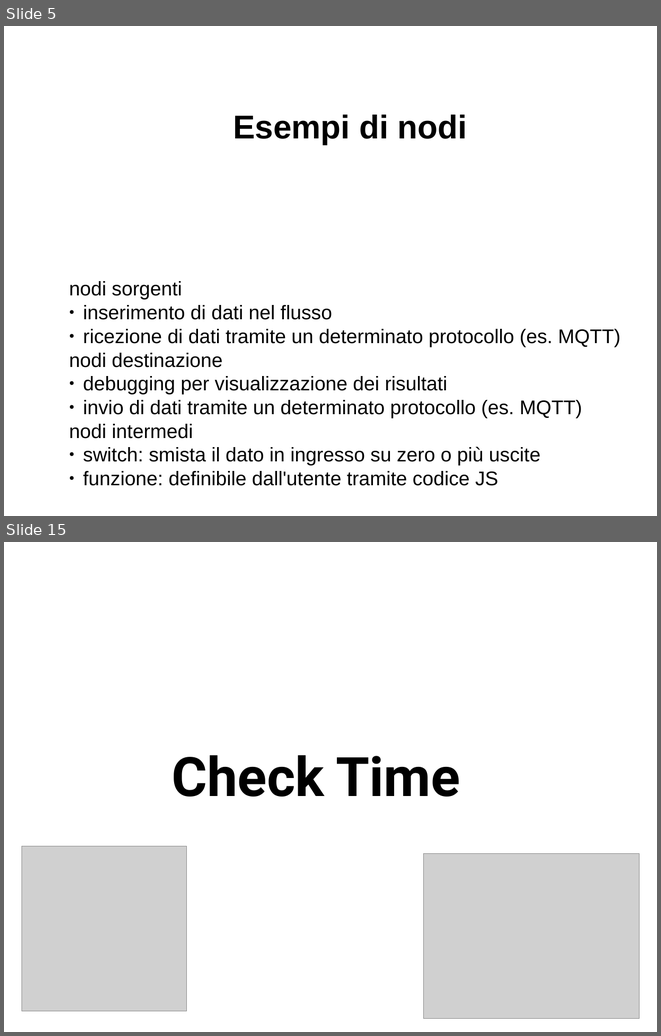
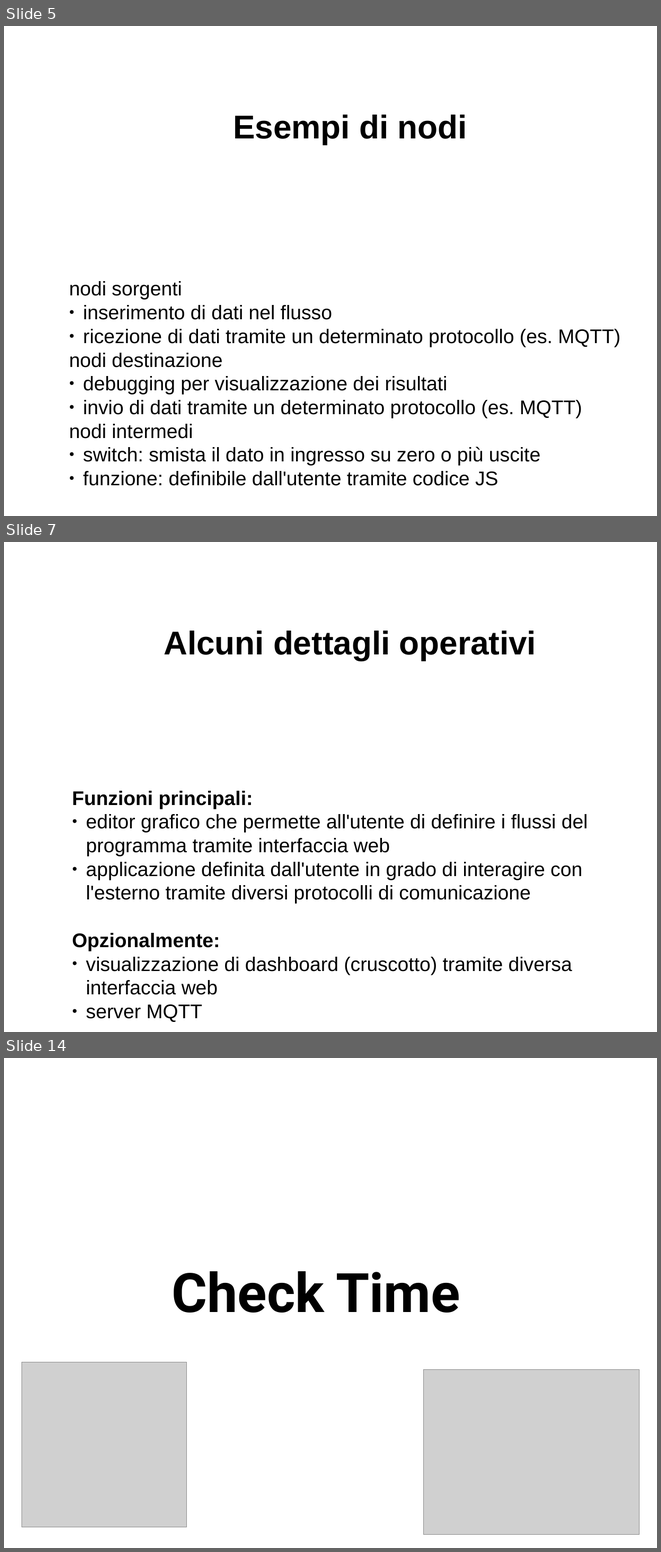
Before and after one commit to davideancona/minicorsiRAISE, a slide deck: iot/NodeRED.odp. Shown one above the other, each under a label of ours: slides 5 and 15 before the commit, slides 5, 7 and 14 after it; the slides between them are not shown. The pictures are 661x1036 and 661x1552 pixels, drawn with LibreOffice and Linux fonts; fonts in the diff are those of the drawing; grey boxes stand for pictures. Boxes give left, top, right and bottom in pixels: in the first picture for what was removed or moved away, otherwise in the second. Text is boxed around its words. In the diff, an @@ line names an element or a change of style, - is before the commit and + after.

```diff
--- a/iot/NodeRED.odp
+++ b/iot/NodeRED.odp
@@ slide 7 added at (x1=4, y1=542, x2=657, y2=1032), background #FFFFFF @@
@@ text added at (x1=164, y1=631, x2=536, y2=661), 40 pt, text #000000, bold @@
+Alcuni dettagli operativi
@@ text added at (x1=72, y1=791, x2=588, y2=995), 24 pt, text #000000 @@
+Funzioni principali:
+● editor grafico che permette all'utente di definire i flussi del programma tramite interfaccia web
+● applicazione definita dall'utente in grado di interagire con l'esterno tramite diversi protocolli di comunicazione
+Opzionalmente:
+● visualizzazione di dashboard (cruscotto) tramite diversa interfaccia web
+● server MQTT
@@ what was slide 15 is now slide 14 @@
```
Also in this commit, not shown: 3 slides changed, 4 other slides added, 6 slides removed, 2 other files.
